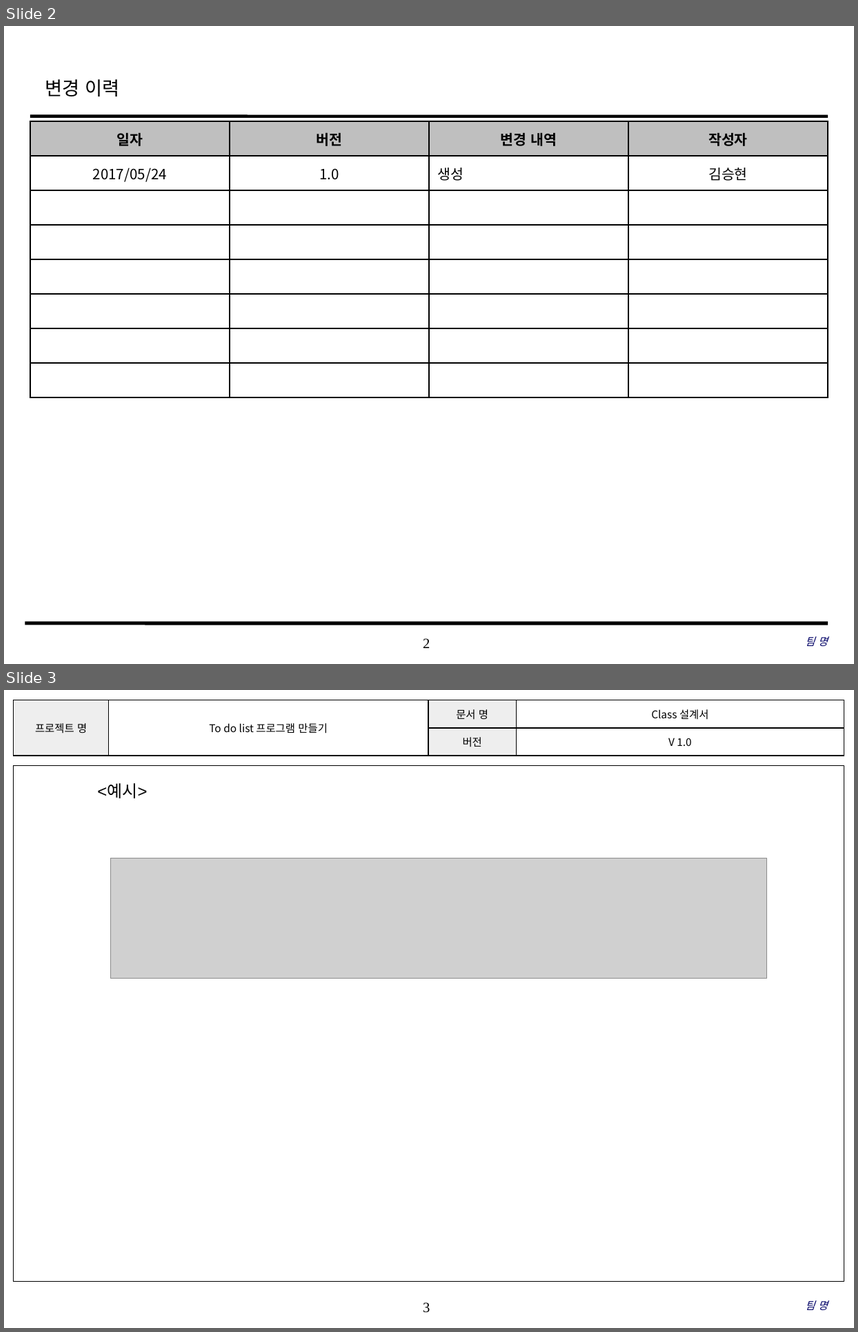
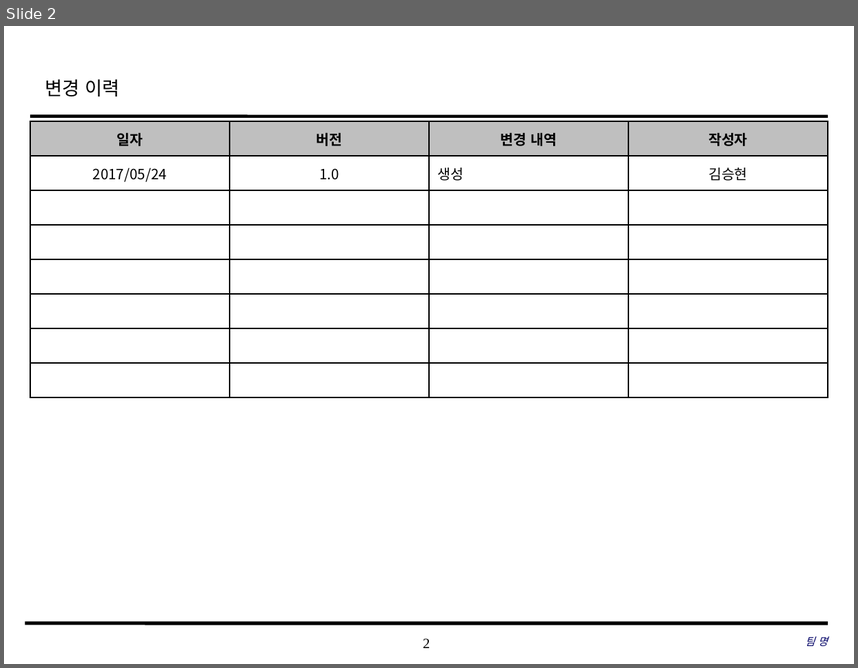
Before and after one commit to SE-admin/9, a slide deck: doc/3_ 설계서/Class Design_9_pigeon.pptx. Shown one above the other, each under a label of ours: slides 2 and 3 before the commit, slide 2 after it. The pictures are 858x1332 and 858x668 pixels, drawn with LibreOffice and Linux fonts; fonts in the diff are those of the drawing; grey boxes stand for pictures; background and template pictures are left out. Boxes give left, top, right and bottom in pixels: in the first picture for what was removed or moved away, otherwise in the second. Text is boxed around its words. In the diff, an @@ line names an element or a change of style, - is before the commit and + after.

Commit message:
# 서류 # 설계서 Class Design_9_pigeon.pptx # 4,5p # SC02,SC03 Class Design 작성

```diff
--- a/doc/3_ 설계서/Class Design_9_pigeon.pptx
+++ b/doc/3_ 설계서/Class Design_9_pigeon.pptx
@@ slide 3 removed at (4,690,854,1328), background #FFFFFF; not listed: 1 template element that a slide beside it also shows @@
@@ table removed at (14,700,844,756), 2 rows, 4 columns @@
-프로젝트 명 | To do list 프로그램 만들기 | 문서 명 | Class 설계서
- |  | 버전 | V 1.0
@@ rectangle removed at (14,766,844,1281) @@
@@ text removed at (97,784,147,798) @@
-<예시>
@@ picture removed at (110,858,766,978) @@
@@ text removed at (805,1301,828,1310) @@
-팀 명
```
Also in this commit, not shown: 2 slides added.
